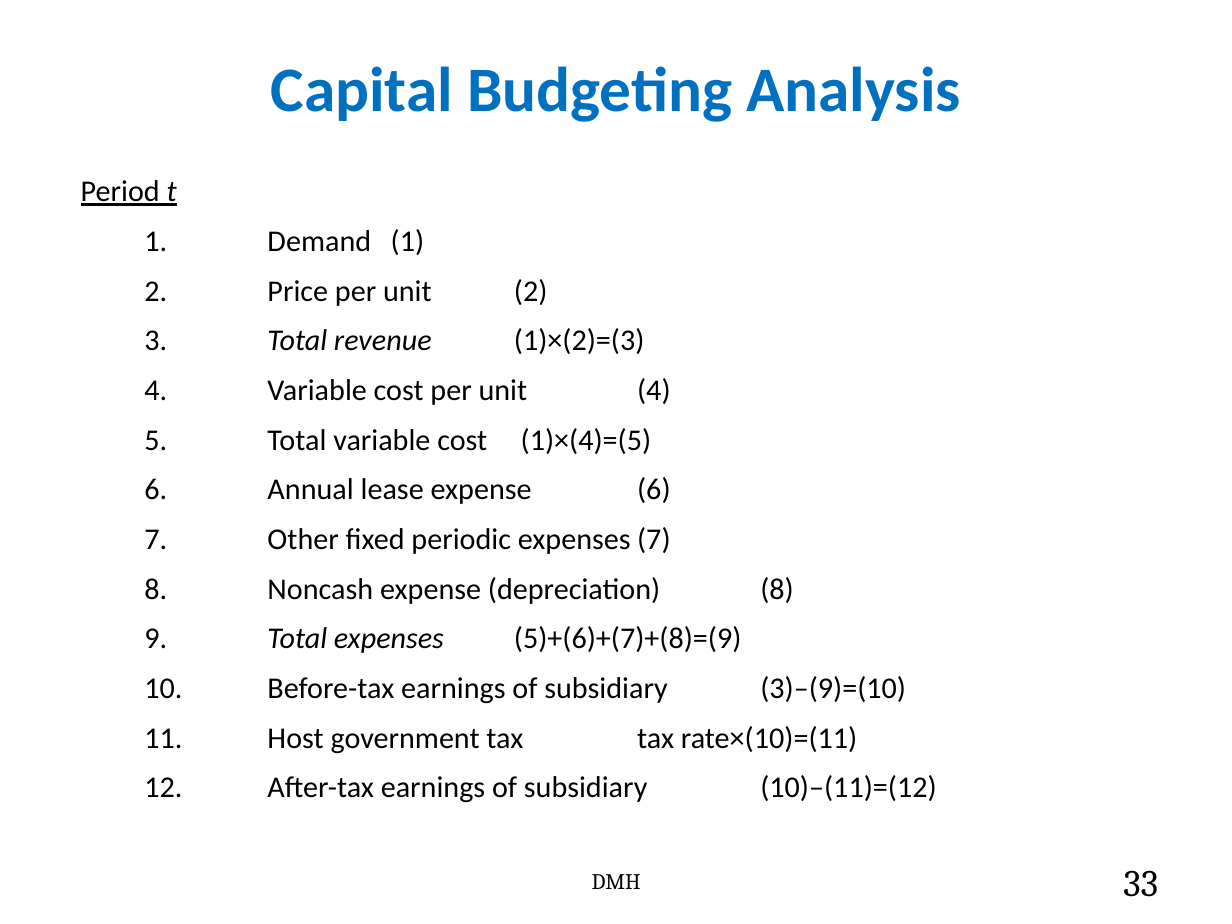
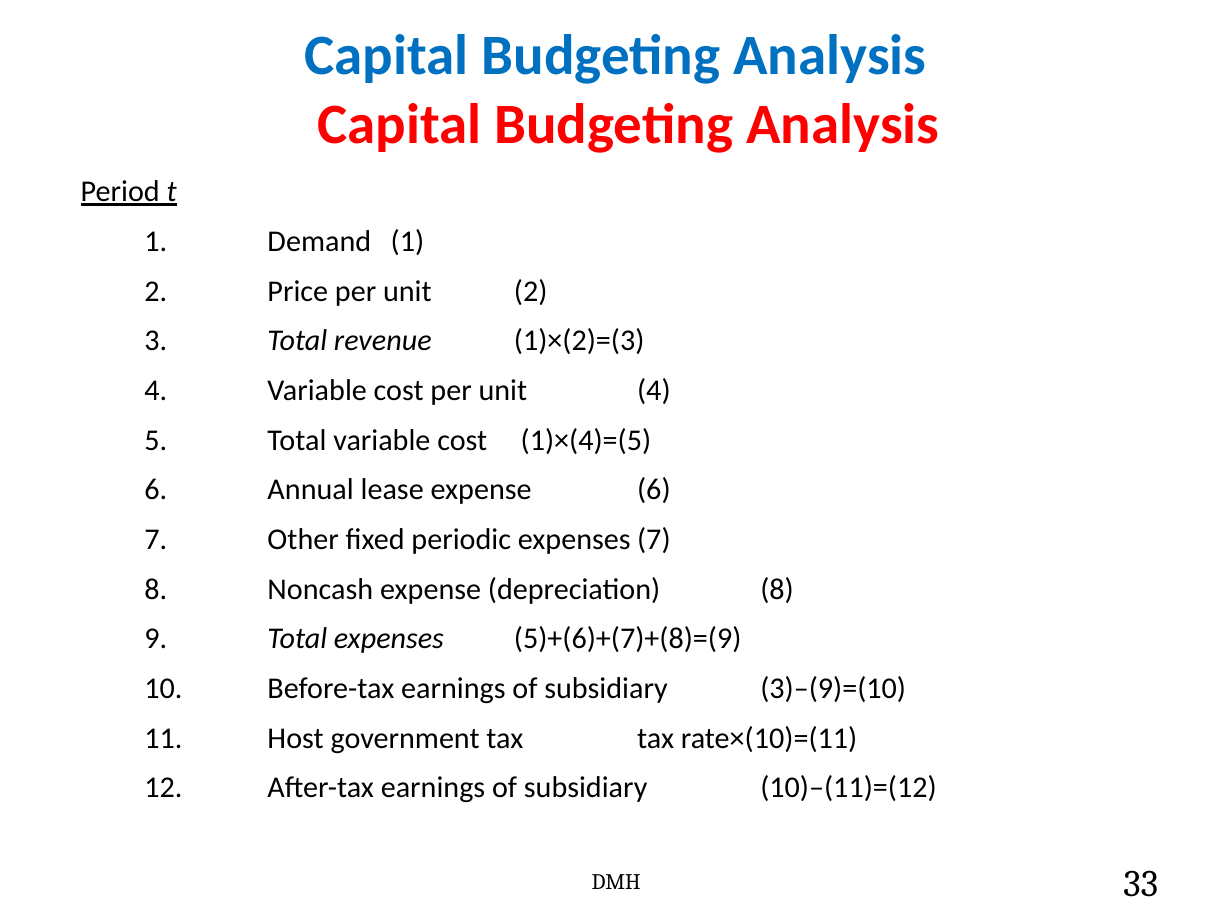
Before and after one commit to shyed2001/Asset-Management-ERP-MBA, a slide deck: slide 33 of EMBA PA&M 5403/6. Direct Foreign Investment (1).pptx. Drawn at 1232x924 pixels with LibreOffice and Linux fonts; fonts in the diff are those of the drawing. Boxes give left, top, right and bottom in pixels: in the first picture for what was removed or moved away, otherwise in the second. Text is boxed around its words. In the diff, an @@ line names an element or a change of style, - is before the commit and + after.

```diff
--- a/EMBA PA&M 5403/6. Direct Foreign Investment (1).pptx
+++ b/EMBA PA&M 5403/6. Direct Foreign Investment (1).pptx
@@ title at bbox=[304, 34, 939, 153]: text changed; size 37 to 33.3 pt @@
-Capital Budgeting Analysis
+Capital Budgeting Analysis
+Capital Budgeting Analysis
```
Also in this commit, not shown: 8 other slides changed, 1 other file.
